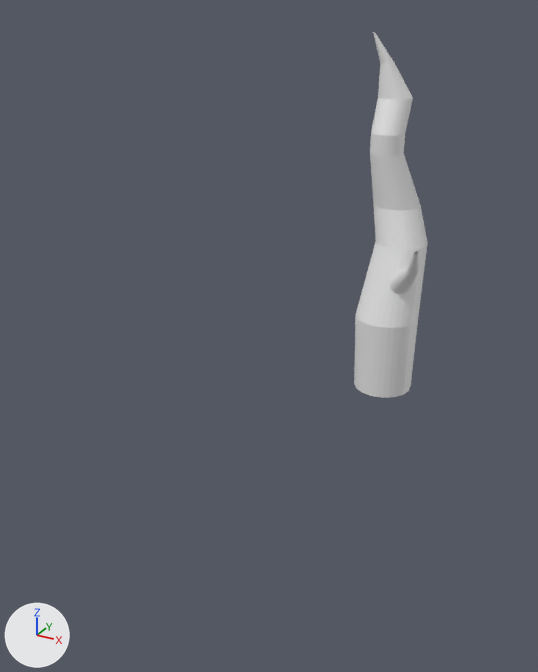
What one commit did to the Blender file env_tree_esandiOnara_01.blend.
Camera for both pictures: a camera (50 mm lens) standing at (5.95, -17.14, 8.26) and looking at (-0.57, -5.28, 2.33). Arrows for +X, +Y and +Z are at lower left; the lights stay in place. The first picture is the older version.
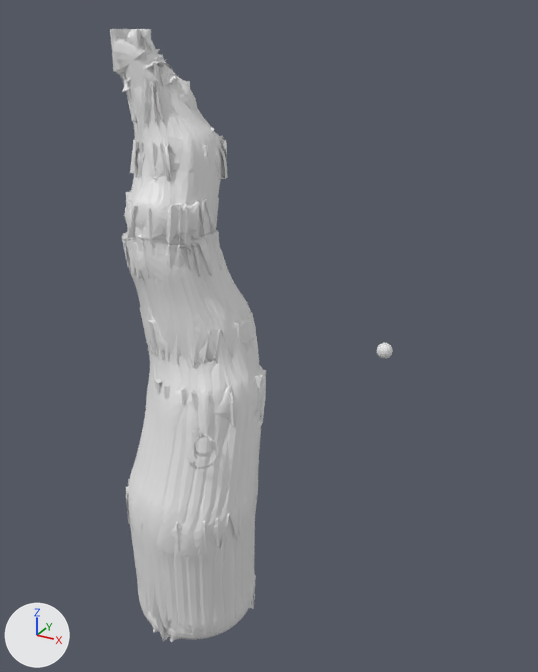
Changed parts and their boxes (x1, y1, x2, y2) in the pictures (538 x 672 px; the box of a moved part takes in the faces that stretch with it):
'Cylinder', reshaped, modifiers changed (279% wider, 67% taller): before (354, 32, 428, 398); after (110, 29, 393, 642)
part 1 of me_cylinder_001, moved or reshaped (not visible afterwards): before (354, 32, 428, 398)
part 2 of me_cylinder_001, moved or reshaped (not visible afterwards): before (390, 251, 419, 294)

Edits to the bpy script that builds the scene:
```text
Change me_cylinder_001:
    used by ob_cylinder; location = (0.0, 0.0, 0.0)
    verts and faces of me_cylinder_001; kept vertices keep their numbers, new ones are numbered from 448
    remove me_cylinder_001.from_pydata(...)  # 448 vertices, 354 faces, 32 loose edges; spans x -0.93..1.07, y -1.27..1.22, z -1.0..7.76
    add me_cylinder_001.from_pydata(...)  # 449 vertices, 354 faces, 32 loose edges; spans x -0.93..1.07, y -10.19..-0.01, z -1.0..7.76
    me_cylinder_001 part 1: the loose piece of 288 vertices spanning x -0.93..0.8, y -0.8..1.22, z -1.0..7.76 is moved by (0.0, -8.91, 0.0)
    me_cylinder_001 part 2: the loose piece of 128 vertices spanning x -0.06..1.07, y -1.27..0.16, z 1.72..3.2 is moved by (0.0, -8.91, 0.0)
    me_cylinder_001 part 3
    32 vertices are removed from x 0.97..1.07, y -1.27..-1.19, z 3.15..3.2
    32 loose edges are deleted
    me_cylinder_001 part 4
    32 vertices are added at x 0.97..1.07, y -10.19..-10.1, z 3.15..3.2
    32 loose edges are added
    me_cylinder_001 part 5
    add verts[480] = (0.01, -0.01, 0.0)
Change ob_cylinder:
    add _m = ob_cylinder.modifiers.new('Skin', 'SKIN')
    add _m = ob_cylinder.modifiers.new('Subdivision', 'SUBSURF')
```
